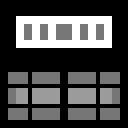
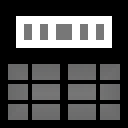
Comparing the layer stacks of the two 128 × 128 images. Changes:
added layer "lines" above "On" over [8, 64, 120, 120]
added layer "Off" above "Base" over [8, 64, 120, 120]
painted on "Base" over [8, 64, 120, 120]
